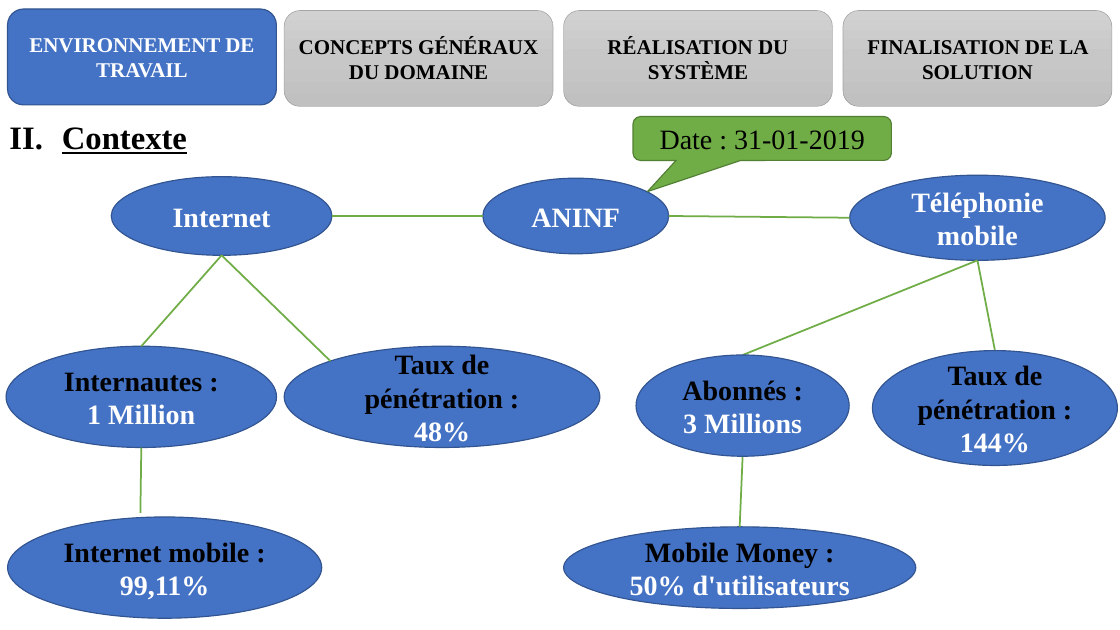
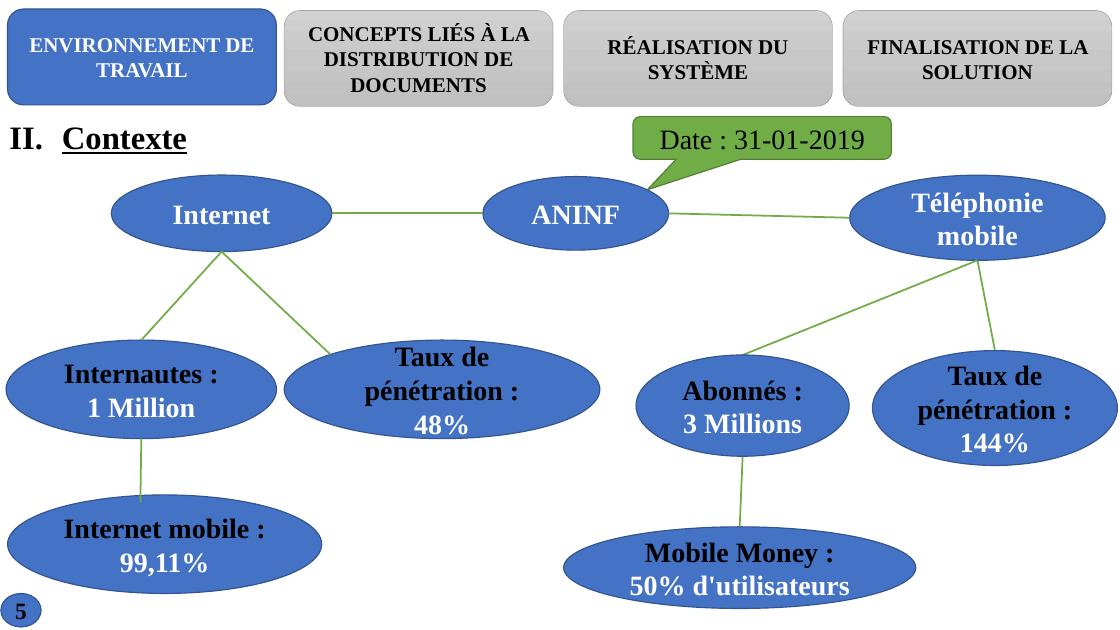
Before and after one commit to melaken/distdocs, a slide deck: slide 5 of Documents/theme/diapo.pptx. Drawn at 1120x630 pixels with LibreOffice and Linux fonts; fonts in the diff are those of the drawing. Boxes give left, top, right and bottom in pixels: in the first picture for what was removed or moved away, otherwise in the second. Text is boxed around its words. In the diff, an @@ line names an element or a change of style, - is before the commit and + after.

```diff
--- a/Documents/theme/diapo.pptx
+++ b/Documents/theme/diapo.pptx
@@ text in rounded rectangle at [308,25,530,92]: text changed @@
-CONCEPTS GÉNÉRAUX DU DOMAINE
+CONCEPTS LIÉS À LA DISTRIBUTION DE DOCUMENTS
@@ ellipse "Internet": place and size @@
-ellipse "Internet" at [111,176,332,255]
+ellipse "Internet" at [111,175,332,251]
@@ ellipse "ANINF": place and size @@
-ellipse "ANINF" at [483,178,669,254]
+ellipse "ANINF" at [483,176,669,250]
@@ 2 ellipses, 2 lines: place and size @@
-2 ellipses, 2 lines at [6,255,600,448]
+2 ellipses, 2 lines at [6,252,600,439]
@@ line moved from (141, 448) - (140, 513) to (141, 439) - (140, 502) @@
@@ ellipse "Internet mobile : 99,11%": place and size @@
-ellipse "Internet mobile : 99,11%" at [8,517,322,618]
+ellipse "Internet mobile : 99,11%" at [8,495,322,593]
@@ page number added at [1,594,41,628], fill #4472C4, outline #325491 1 pt, 20 pt, text #000000, bold @@
+5
```
Also in this commit, not shown: 28 other slides changed, 2 slides added, 26 other files.
